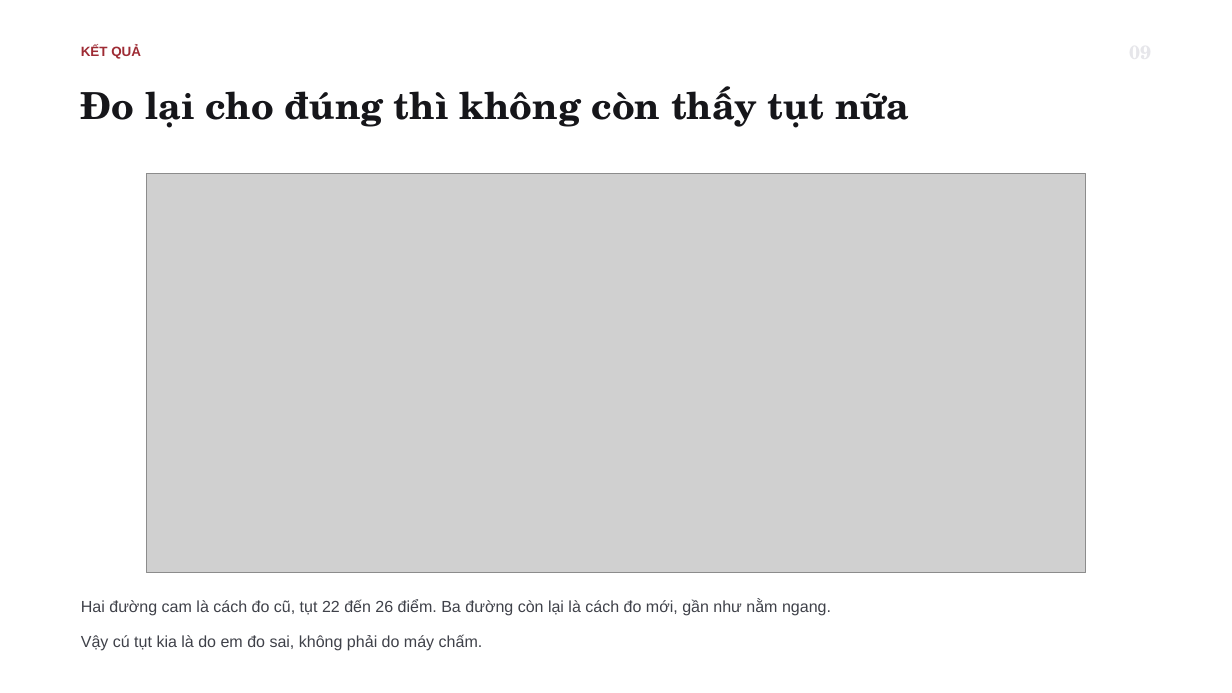
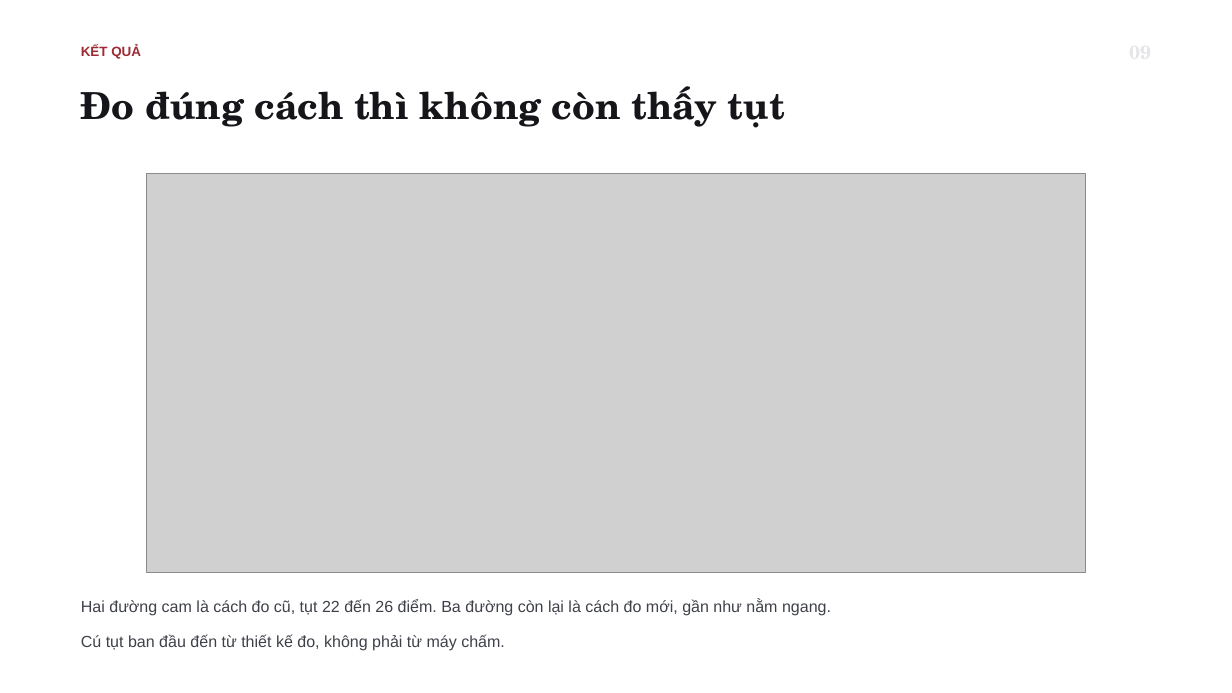
Before and after one commit to tsan2711/DACNTT_2026, a slide deck: slide 10 of BaoCaoTienDo_Tuan1-3_52300057_52300006.pptx. Drawn at 1232x693 pixels with LibreOffice and Linux fonts; fonts in the diff are those of the drawing; grey boxes stand for pictures. Boxes give left, top, right and bottom in pixels: in the first picture for what was removed or moved away, otherwise in the second. Text is boxed around its words. In the diff, an @@ line names an element or a change of style, - is before the commit and + after.

```diff
--- a/BaoCaoTienDo_Tuan1-3_52300057_52300006.pptx
+++ b/BaoCaoTienDo_Tuan1-3_52300057_52300006.pptx
@@ text at (81,86,785,128): text changed @@
-Đo lại cho đúng thì không còn thấy tụt nữa
+Đo đúng cách thì không còn thấy tụt
@@ text at (81,634,505,651): text changed @@
-Vậy cú tụt kia là do em đo sai, không phải do máy chấm.
+Cú tụt ban đầu đến từ thiết kế đo, không phải từ máy chấm.
```
Also in this commit, not shown: 15 other slides changed, 1 slide added, 2 other files.
